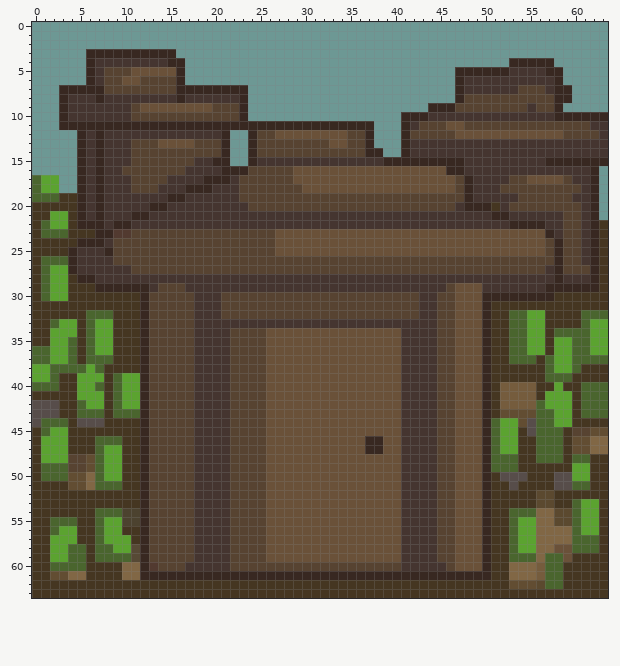
Pixel-art sprite: images/village.png. Above: the version before the commit.
The file is 64x64 pixels. Colours within 5 levels of each other are drawn and written as one.
After:
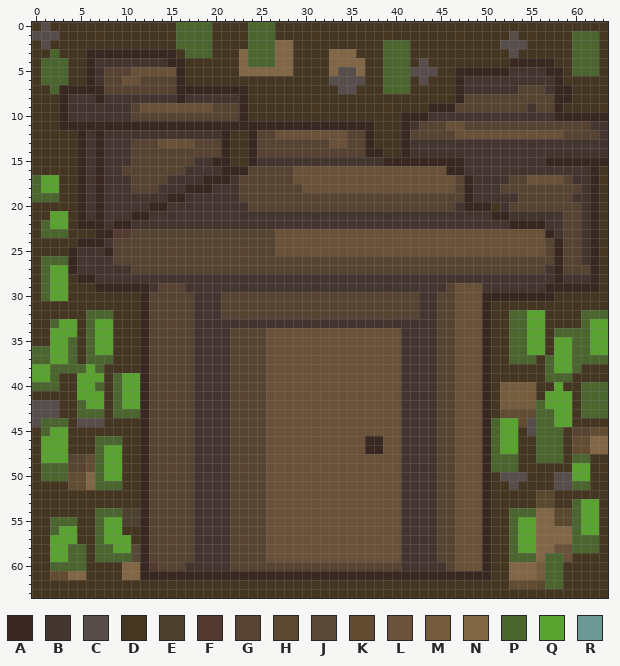
Palette (. is transparent): A #382821  B #453530  C #574d4a  D #453621  E #4c422f  F #523a30  G #574331  H #5b492f  J #574935  K #624d32  L #6a5139  M #755c3d  N #816745  P #4a652e  Q #5ba330  R #6d9894
The exact change:
@@ x 0..63 @@
- 0 RRRRRRRRRRRRRRRRRRRRRRRRRRRRRRRRRRRRRRRRRRRRRRRRRRRRRRRRRRRRRRRR
- 1 RRRRRRRRRRRRRRRRRRRRRRRRRRRRRRRRRRRRRRRRRRRRRRRRRRRRRRRRRRRRRRRR
- 2 RRRRRRRRRRRRRRRRRRRRRRRRRRRRRRRRRRRRRRRRRRRRRRRRRRRRRRRRRRRRRRRR
- 3 RRRRRRAAAAAAAAAARRRRRRRRRRRRRRRRRRRRRRRRRRRRRRRRRRRRRRRRRRRRRRRR
- 4 RRRRRRABBBBBBBBAARRRRRRRRRRRRRRRRRRRRRRRRRRRRRRRRRRRRAAAAARRRRRR
- 5 RRRRRRABGGGLLLLLARRRRRRRRRRRRRRRRRRRRRRRRRRRRRRAAAAAABBBBAARRRRR
- 6 RRRRRRABGGLLGGGGARRRRRRRRRRRRRRRRRRRRRRRRRRRRRRABBBBBBBBBBARRRRR
- 7 RRRAAAAAGGGGGGGGAAAAAAAARRRRRRRRRRRRRRRRRRRRRRRABBBBBBGGGBAARRRR
- 8 RRRABBBABBBBBBBBABBBBBBARRRRRRRRRRRRRRRRRRRRRRRAGGGGGGGGGGAARRRR
- 9 RRRABBBBBBBGLLLLLLLLGGGARRRRRRRRRRRRRRRRRRRRAAAGGGGGGGGBGGARRRRR
-10 RRRABBBBBBBGGGGGGGGGGGGARRRRRRRRRRRRRRRRRAAABBBBBBBBBBBBBBAAAAAA
-11 RRRAAAAAAAAAAAAAAAAAAAAAAAAAAAAAAAAAAARRRABGGGLLGGGGGGGGGGGGGGBB
-12 RRRRRABABBBBBBBBBBBBBARRAGGLLLLLLLLGGARRRAGGGGGLLLLLLLLLLLLGGGGB
-13 RRRRRABABBBGGGLLLLGGGARRAGGGGGGGGLLGGARRRABBBBBBBBBBBBBBBBBBBBBB
-14 RRRRRABABBBGGGGGGGGGGARRAGGGGGGGGGGGGAARRABBBBBBBBBBBBBBBBBBBBBB
-15 RRRRRABABBBGGGGGGGBBAARRABBBBBBBBBBBBBBAAAAAAAAABBBBBBBBBAAAAAAA
-16 RRRRRABABBGGGGGGGBBBBAAAGGGGGLLLLLLLLLLLLLLLLLAABBBBBBBBBBBBBBAR
-17 PQQRRABABBBGGGGBBBBAAABGGGGGGLLLLLLLLLLLLLLLLLLGABBBBGGLLLLGBBAR
-18 PQQRRABABBBGGGBBBAAABBBGGGGGGGLLLLLLLLLLLLLLLLLGABBBGGGGGGGGGBAR
-19 PPPDDABABBBBBBBAABBBBBBGGGGGGGGGGGGGGGGGGGGGGGGGABBBBBGGGGGGBBAR
-20 DDDDDABABBBBBAABBBBBBBBBGGGGGGGGGGGGGGGGGGGGGGGBAAADBGGGGGGGGBAR
-21 DDQQDABABBBAABBBBBBBBBBBBBBBBBBBBBBBBBBBBBBBBBBBBBBAABBBBBBGGBAR
+ 0 DCDDDDDDDDDDDDDDPPPPDDDDPPPDDDDDDDDDDDDDDDDDDDDDDDDDDDDDDDDDDDDD
+ 1 CCCDDDDDDDDDDDDDPPPPDDDDPPPDDDDDDDDDDDDDDDDDDDDDDDDDDCDDDDDDPPPD
+ 2 DCDDDDDDDDDDDDDDPPPPDDDDPPPNNDDDDDDDDDDPPPDDDDDDDDDDCCCDDDDDPPPD
+ 3 DDPDDDAAAAAAAAAADPPPDDDNPPPNNDDDDNNNDDDPPPDDDDDDDDDDDCDDDDDDPPPD
+ 4 DPPPDDABBBBBBBBAADDDDDDNPPPNNDDDDNNNNDDPPPDCDDDDDDDDDAAAAADDPPPD
+ 5 DPPPDDABGGGLLLLLADDDDDDNNNNNNDDDDNCCNDDPPPCCCDDAAAAAABBBBAADPPPD
+ 6 DPPPDDABGGLLGGGGADDDDDDDDDDDDDDDDCCCCDDPPPDCDDDABBBBBBBBBBADDDDD
+ 7 DDPAAAAAGGGGGGGGAAAAAAAADDDDDDDDDDCCDDDPPPDDDDDABBBBBBGGGBAADDDD
+ 8 DDDABBBABBBBBBBBABBBBBBADDDDDDDDDDDDDDDDDDDDDDDAGGGGGGGGGGAADDDD
+ 9 DDDABBBBBBBGLLLLLLLLGGGADDDDDDDDDDDDDDDDDDDDAAAGGGGGGGGBGGADDDDD
+10 DDDABBBBBBBGGGGGGGGGGGGADDDDDDDDDDDDDDDDDAAABBBBBBBBBBBBBBAAAAAA
+11 DDDAAAAAAAAAAAAAAAAAAAAAAAAAAAAAAAAAAADDDABGGGLLGGGGGGGGGGGGGGBB
+12 DDDDDABABBBBBBBBBBBBBADDAGGLLLLLLLLGGADDDAGGGGGLLLLLLLLLLLLGGGGB
+13 DDDDDABABBBGGGLLLLGGGADDAGGGGGGGGLLGGADDDABBBBBBBBBBBBBBBBBBBBBB
+14 DDDDDABABBBGGGGGGGGGGADDAGGGGGGGGGGGGAADDABBBBBBBBBBBBBBBBBBBBBB
+15 DDDDDABABBBGGGGGGGBBAADDABBBBBBBBBBBBBBAAAAAAAAABBBBBBBBBAAAAAAA
+16 DDDDDABABBGGGGGGGBBBBAAAGGGGGLLLLLLLLLLLLLLLLLAABBBBBBBBBBBBBBAD
+17 PQQDDABABBBGGGGBBBBAAABGGGGGGLLLLLLLLLLLLLLLLLLGABBBBGGLLLLGBBAD
+18 PQQDDABABBBGGGBBBAAABBBGGGGGGGLLLLLLLLLLLLLLLLLGABBBGGGGGGGGGBAD
+19 PPPDDABABBBBBBBAABBBBBBGGGGGGGGGGGGGGGGGGGGGGGGGABBBBBGGGGGGBBAD
+20 DDDDDABABBBBBAABBBBBBBBBGGGGGGGGGGGGGGGGGGGGGGGBAAADBGGGGGGGGBAD
+21 DDQQDABABBBAABBBBBBBBBBBBBBBBBBBBBBBBBBBBBBBBBBBBBBAABBBBBBGGBAD
 22 DPQQDAAABAABBBBBBBBBBBBBBBBBBBBBBBBBBBBBBBBBBBBBBBBBBAAAABBGGBAD
Boxes around the changes in both pictures, in picture pixels (x1, y1, x2, y2):
changed: (32, 22, 608, 220)
